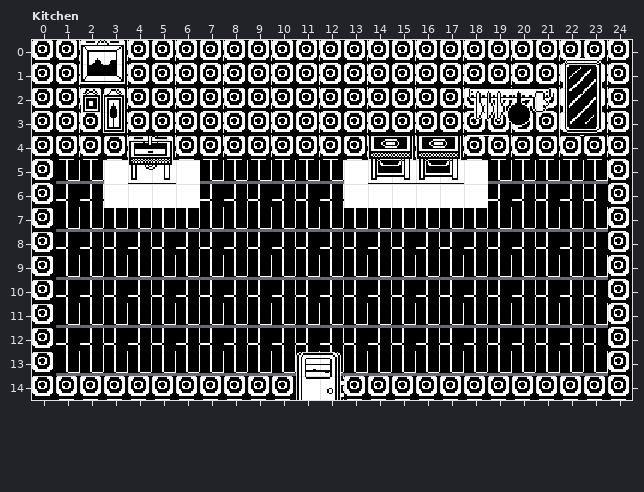
Level history. LDtk project: source/rooms/world.ldtk. This is how it looked before the edit.
Cells are 16x16 px. Shown: Kitchen x 0..24, y 0..14. The commit also changed other parts of the map, which this record leaves out.
New version:
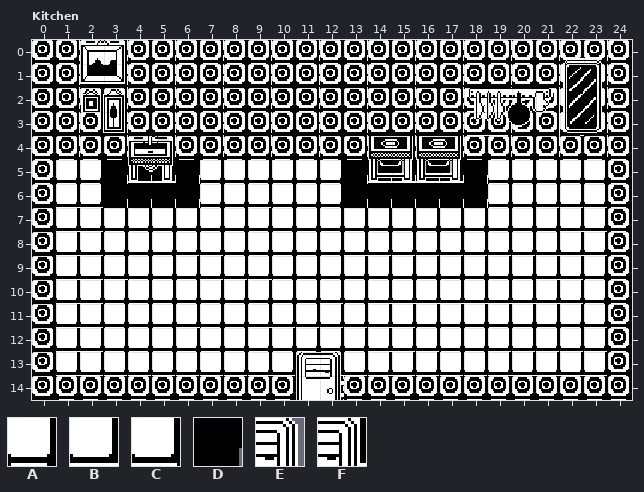
Key: from "Tileset_table_16_16": A 562, B 596, C 597, D 599, E 661, F 596 under 661.
_ is an empty cell.
Change:
{"where": "layer \"Walls\""}
{"y":5,"x":1,"old":"_______________________","new":"AADDDDAAAAAADDDDDDAAAAA"}
{"y":6,"x":1,"old":"_______________________","new":"BCDDDDAACAAADDDDDDAACCC"}
{"y":7,"x":1,"old":"_______________________","new":"BCAAAAAAAAAAAAAAAAAAABC"}
{"y":8,"x":1,"old":"_______________________","new":"BCAAACCAAAAABCCCCCCCBBC"}
{"y":9,"x":1,"old":"_______________________","new":"BCBAAACCBAAAAAAAAAAABCA"}
{"y":10,"x":1,"old":"_______________________","new":"BCAAAAAAAAACABBBBBBBBCA"}
{"y":11,"x":1,"old":"_______________________","new":"BCAAABAABCCCCBCAAAAAAAC"}
{"y":12,"x":1,"old":"_______________________","new":"BCAAAAAAAAAAABCCAACCCCC"}
{"y":13,"x":1,"old":"__________","new":"BCCCCCCCBC"}
{"y":13,"x":12,"old":"E___________","new":"FCBCCCCBBBBC"}
{"label":"changed","picture_box":[56,160,608,376]}
